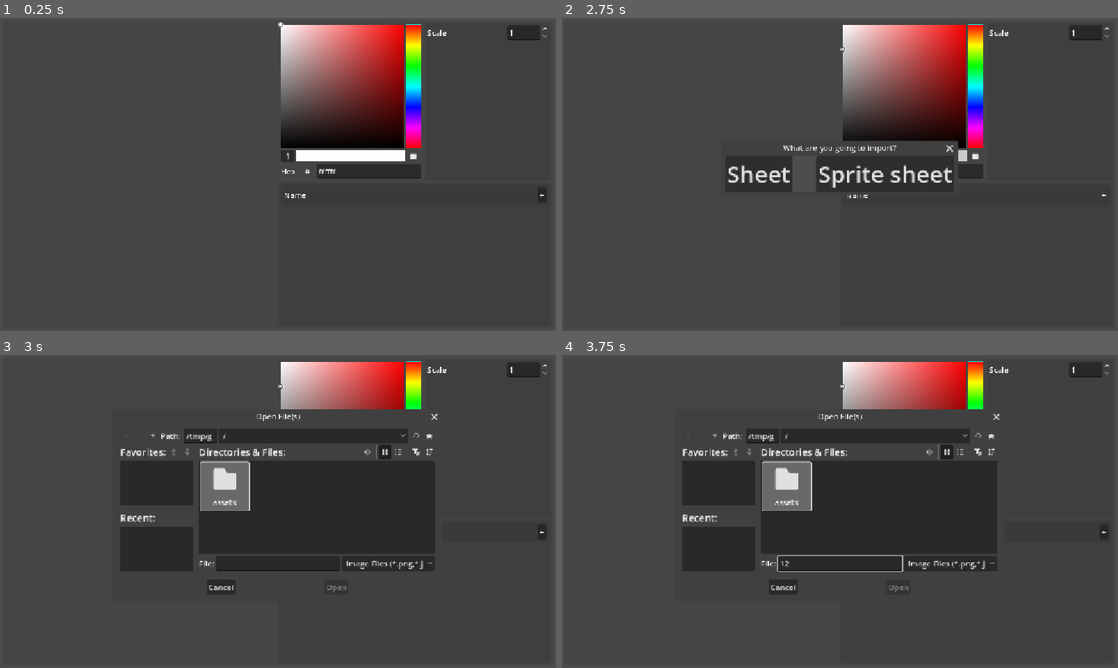
Above: before the commit, frames 1-4 (two rows, left to right).
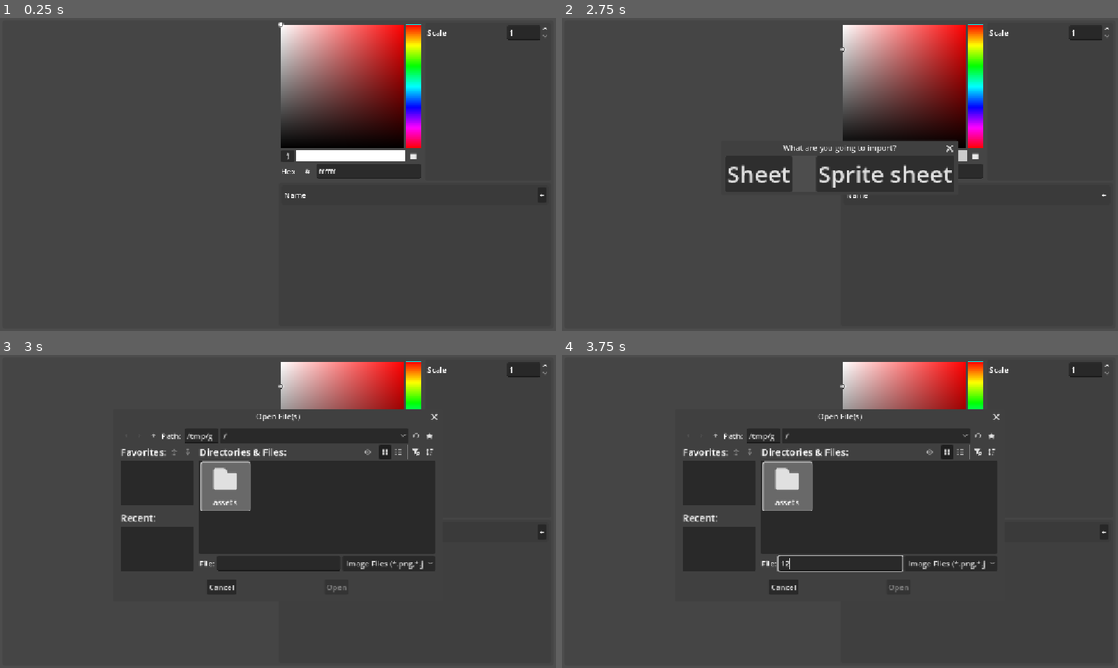
Above: after the commit, the same moments.

Repository: cjlangreo/sprite-recolor-tester
Game: Godot game, scene res://main.tscn
The game is run twice, just before and just after one commit, with the same random seed, the same clock (stepped at 60 frames per second) and the same inputs.
Inputs (mouse positions are in pixels of both pictures, inside the frame that each line leads up to):
- Up to frame 1 (0.25 s): no input
- Up to frame 2 (2.75 s): click (851, 155) at 0.5 s; click "#" at 1.25 s; click "+" at 2 s
- Up to frame 3 (3 s): click "Sheet" at 2.75 s
- Up to frame 4 (3.75 s): click (840, 564) at 3.52 s; type "12" at 3.6 s

Frames 1-2 are identical in both runs. In frame 3, 0.7% of the frame differs, in the area x 21-78%, y 24-76%; in frame 4, 0.7%.

Commit message:
add node_type_label

Diff:
--- a/layer.tscn
+++ b/layer.tscn
@@ -4,8 +4,8 @@
 [ext_resource type="Script" uid="uid://rfu02cpa72v1" path="res://layer.gd" id="2_xcwe4"]
 [ext_resource type="Shader" uid="uid://b4r2urgx6nxnt" path="res://shader.gdshader" id="3_igqqf"]
 
-[node name="Layer" type="PanelContainer" unique_id=416457369 node_paths=PackedStringArray("node_up_layer", "node_down_layer", "node_close_layer", "node_name_label", "node_color_rect") groups=["Layer"]]
-offset_right = 276.0
+[node name="Layer" type="PanelContainer" unique_id=416457369 node_paths=PackedStringArray("node_up_layer", "node_down_layer", "node_close_layer", "node_name_label", "node_color_rect", "node_type_label") groups=["Layer"]]
+offset_right = 251.0
 offset_bottom = 41.0
 script = ExtResource("2_xcwe4")
 node_up_layer = NodePath("HBoxContainer/Button")
@@ -13,6 +13,7 @@
 node_close_layer = NodePath("HBoxContainer/Button3")
 node_name_label = NodePath("HBoxContainer/Label")
 node_color_rect = NodePath("HBoxContainer/ColorRect")
+node_type_label = NodePath("HBoxContainer/TypeLabel")
 selected_style = ExtResource("1_xcwe4")
 shader = ExtResource("3_igqqf")
 
@@ -22,6 +23,11 @@
 [node name="ColorRect" type="ColorRect" parent="HBoxContainer" unique_id=1682918789]
 custom_minimum_size = Vector2(20, 0)
 layout_mode = 2
+
+[node name="TypeLabel" type="Label" parent="HBoxContainer" unique_id=958708271]
+layout_mode = 2
+theme_override_colors/font_color = Color(0, 0.5764706, 1, 1)
+text = "S"
 
 [node name="Label" type="Label" parent="HBoxContainer" unique_id=1913113648]
 layout_mode = 2
